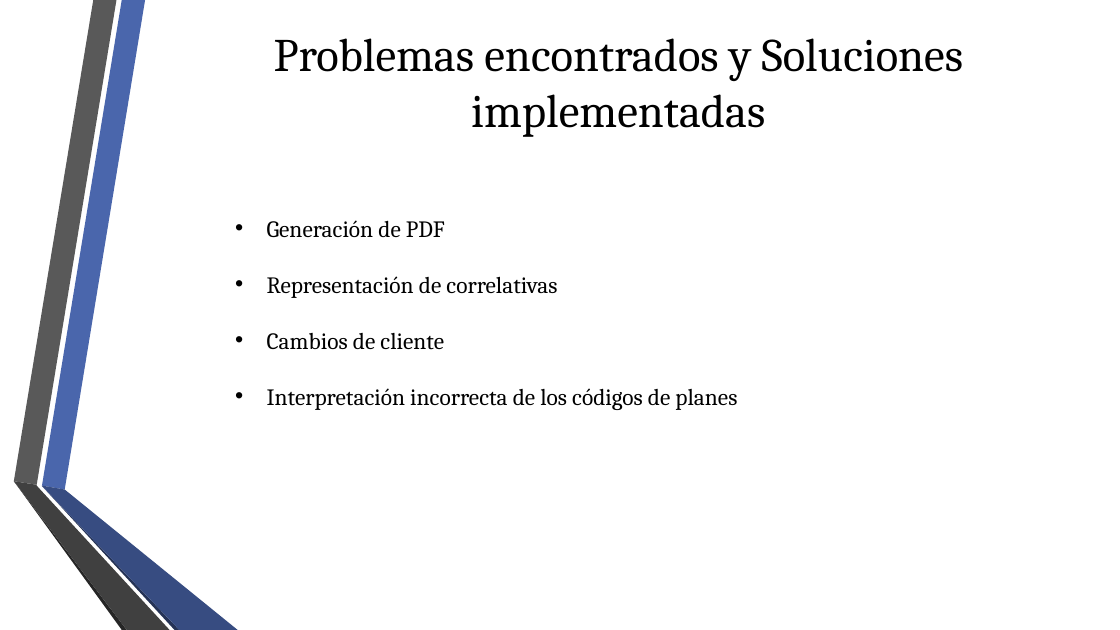
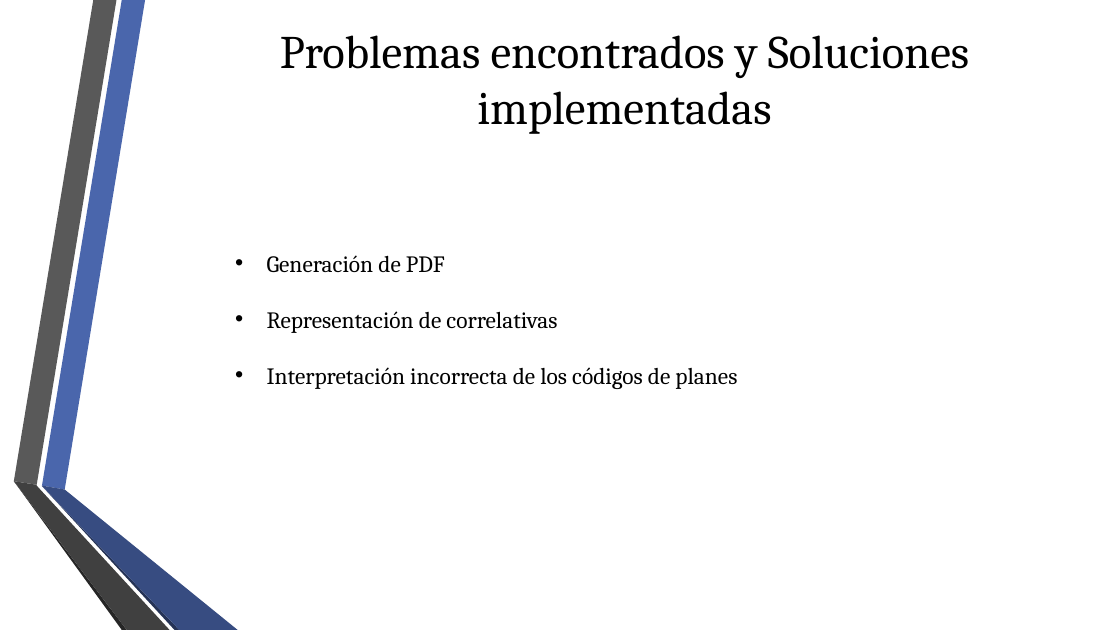
Before and after one commit to fge23/Sistema-VASPA, a slide deck: slide 8 of Presentaciones/Presentación VASPA - Diciembre 2020 - Examen Final/Presentación VASPA - Diciembre 2020 - Examen Final.pptx. Drawn at 1120x630 pixels with LibreOffice and Linux fonts; fonts in the diff are those of the drawing; background and template pictures are left out. Boxes give left, top, right and bottom in pixels: in the first picture for what was removed or moved away, otherwise in the second. Text is boxed around its words. In the diff, an @@ line names an element or a change of style, - is before the commit and + after.

```diff
--- a/Presentaciones/Presentación VASPA - Diciembre 2020 - Examen Final/Presentación VASPA - Diciembre 2020 - Examen Final.pptx
+++ b/Presentaciones/Presentación VASPA - Diciembre 2020 - Examen Final/Presentación VASPA - Diciembre 2020 - Examen Final.pptx
@@ title "Problemas encontrados y Soluciones implementadas": place and size @@
-title "Problemas encontrados y Soluciones implementadas" at [274,38,963,137]
+title "Problemas encontrados y Soluciones implementadas" at [280,35,969,134]
@@ text "Generación de PDF": place and size @@
-text "Generación de PDF" at [267,220,737,410]
+text "Generación de PDF" at [267,255,737,389]
@@ text at [267,333,444,350]: paragraph removed @@
-• Cambios de cliente
```
Also in this commit, not shown: 1 other slide changed.
